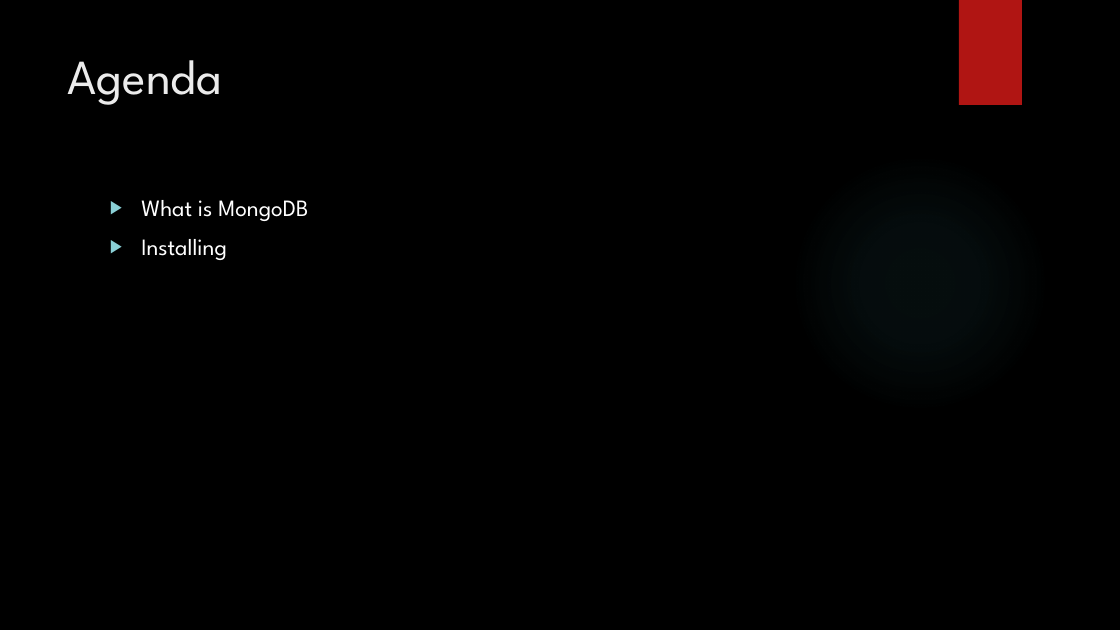
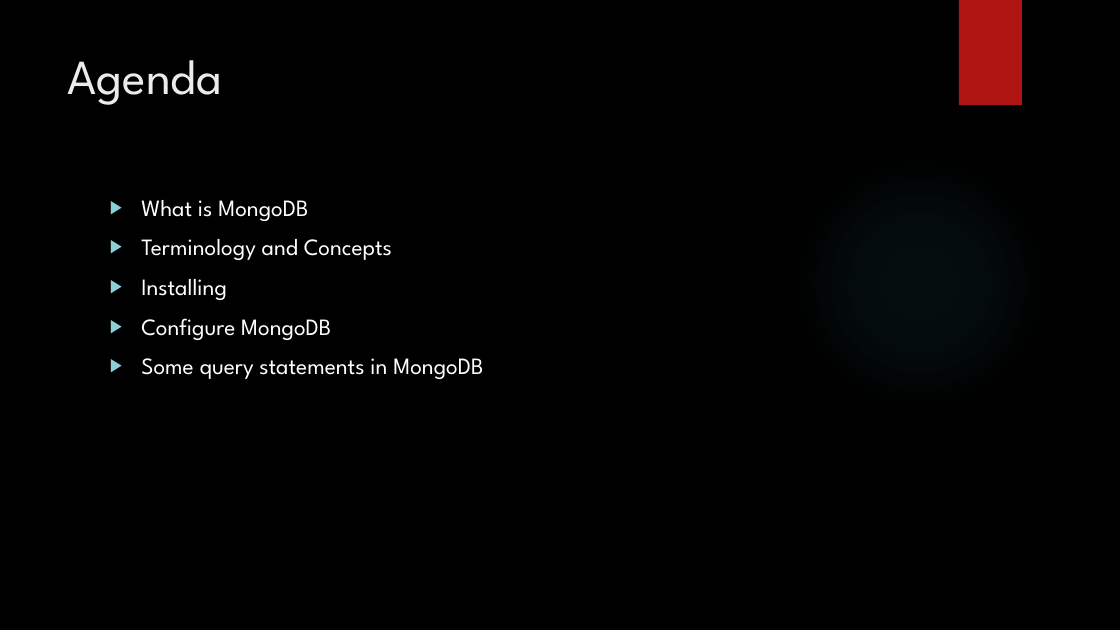
Before and after one commit to vansang1706/qt-project, a slide deck: slide 2 of MongoDB.pptx. Drawn at 1120x630 pixels with LibreOffice and Linux fonts; fonts in the diff are those of the drawing; background and template pictures are left out. Boxes give left, top, right and bottom in pixels: in the first picture for what was removed or moved away, otherwise in the second. Text is boxed around its words. In the diff, an @@ line names an element or a change of style, - is before the commit and + after.

```diff
--- a/MongoDB.pptx
+++ b/MongoDB.pptx
@@ text at [141, 239, 392, 260]: paragraph added @@
+▶ Terminology and Concepts
@@ text at [141, 318, 483, 379]: paragraphs added @@
+▶ Configure MongoDB
+▶ Some query statements in MongoDB
```
Also in this commit, not shown: 1 other slide changed, 11 slides added, 1 slide removed.
